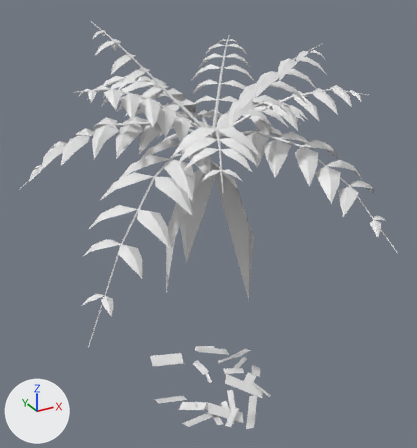
The OBJ model game/assets/models/plants/SM_Plant_TreeFernLeaning_Leaf_LOD1.obj as it was, and as the next commit left it.
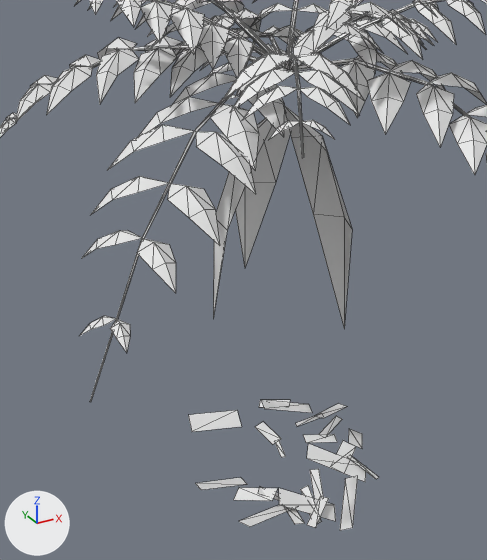
Old and new are each drawn whole from a 50 mm camera at (-4.18, -7.55, 7.02) aimed at (0.03, 0.1, 3.2) and again close up on the part from 7% to 81% of the width and 21% to 100% of the height. Every picture has the same lights, and +X, +Y and +Z are marked at lower left. The first two pictures are the older version. The close-ups show mesh edges as thin lines. Where no turn or scale is listed for an object, it has been applied to the vertices. Vertices at exactly the same position are counted once.

Objects in the first close-up: 'SM_Plant_TreeFernLeaning_Leaf_LOD1'.
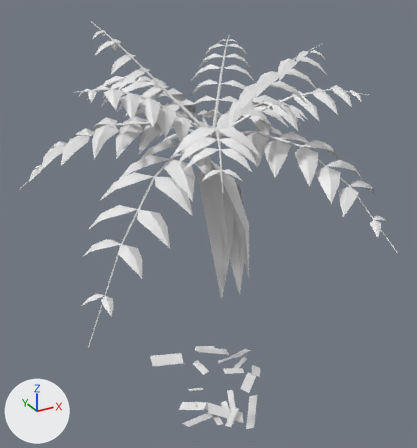
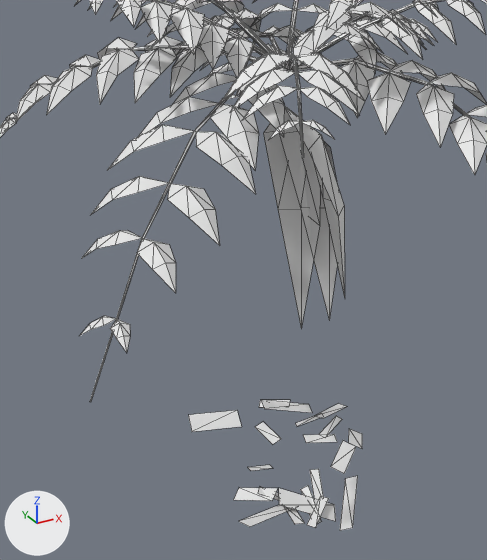
Pixel boxes [x1, y1, x2, y2] of what changed, in the close-ups (487 x 560 px; the box of a moved part takes in the faces that stretch with it):
part 1 of me_sm_plant_treefernleaning_leaf_lod1, deleted: before [307, 444, 366, 482]
part 2 of me_sm_plant_treefernleaning_leaf_lod1, deleted: before [274, 440, 286, 458]
part 3 of me_sm_plant_treefernleaning_leaf_lod1, moved or reshaped: before [195, 478, 247, 490]; after [247, 465, 273, 471]
part 4 of me_sm_plant_treefernleaning_leaf_lod1, moved or reshaped: before [213, 105, 379, 479]; after [263, 105, 345, 328]

The edits, one by one:
me_sm_plant_treefernleaning_leaf_lod1 is used by ob_sm_plant_treefernleaning_leaf_lod1; location (0.0, 0.0, 0.0).
Verts and faces of me_sm_plant_treefernleaning_leaf_lod1; kept vertices keep their numbers, new ones are numbered from 1434.
Before the commit, vertices of me_sm_plant_treefernleaning_leaf_lod1: 1396 (-0.54, 0.02, -0.05) at pixel (240, 477), 1397 (-1.12, -0.02, 0.13) at pixel (195, 483), 1398 (-1.11, -0.16, 0.14) at pixel (201, 489), 1399 (-0.53, -0.13, -0.04) at pixel (247, 484).
me_sm_plant_treefernleaning_leaf_lod1 had 1434 vertices, 1654 faces and spanned x -2.71..2.42, y -2.72..3.04, z -0.08..6.34.
me_sm_plant_treefernleaning_leaf_lod1 now has 1422 vertices, 1648 faces and spans x -2.71..2.42, y -2.72..3.04, z -0.08..6.34.
me_sm_plant_treefernleaning_leaf_lod1 part 1: the loose piece of 4 vertices spanning x 0.14..0.8, y -0.72..-0.16, z -0.06..0.26 is deleted.
me_sm_plant_treefernleaning_leaf_lod1 part 2: the loose piece of 4 vertices spanning x -0.01..0.09, y 0.0..0.26, z 0.03..0.09 is deleted.
Part 3, on me_sm_plant_treefernleaning_leaf_lod1:
Vertex 1396 moves to (-0.16, 0.02, -0.02), pixel (269, 464).
Vertex 1397 moves to (-0.46, 0.0, 0.08), pixel (247, 467).
Vertex 1398 moves to (-0.45, -0.07, 0.08), pixel (250, 470).
Vertex 1399 moves to (-0.15, -0.06, -0.01), pixel (273, 468).
Part 4, on me_sm_plant_treefernleaning_leaf_lod1:
24 vertices are removed from x -0.71..0.86, y -0.78..0.54, z -0.05..4.06.
26 faces are deleted.
1 vertex moves from x 0.69, y -0.39, z 0.09 to x 0.65, y 0.7, z 1.22.
20 vertices are added at x 0.03..0.82, y -0.59..0.81, z 1.47..4.04.
24 new faces join them.
